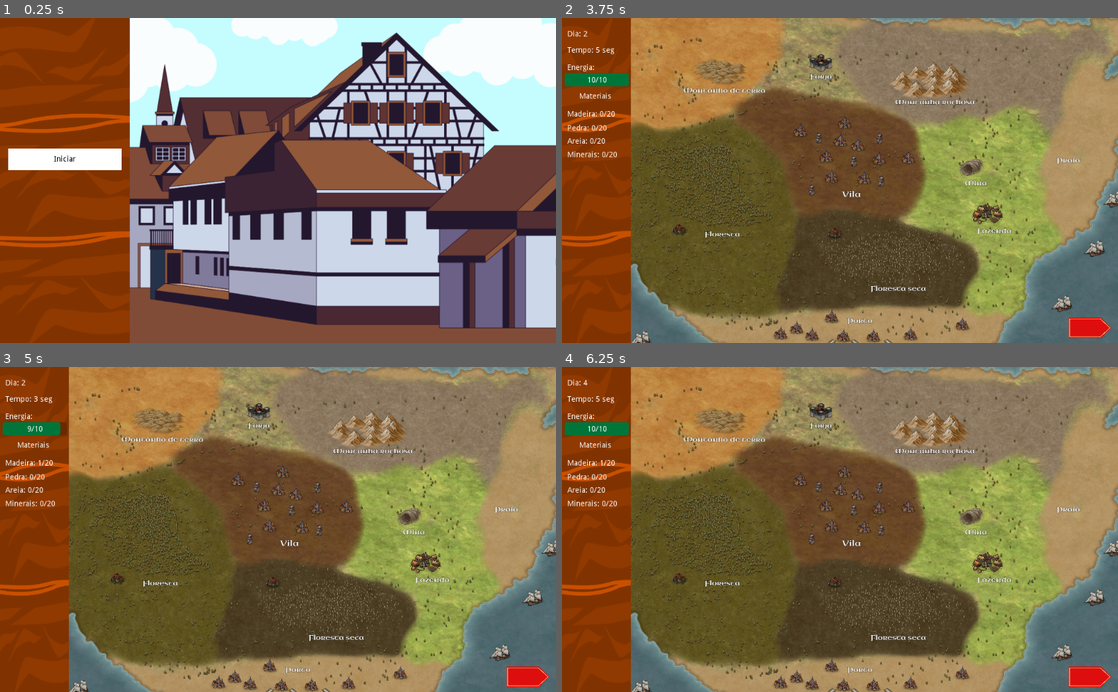
Above: before the commit, frames 1-4 (two rows, left to right).
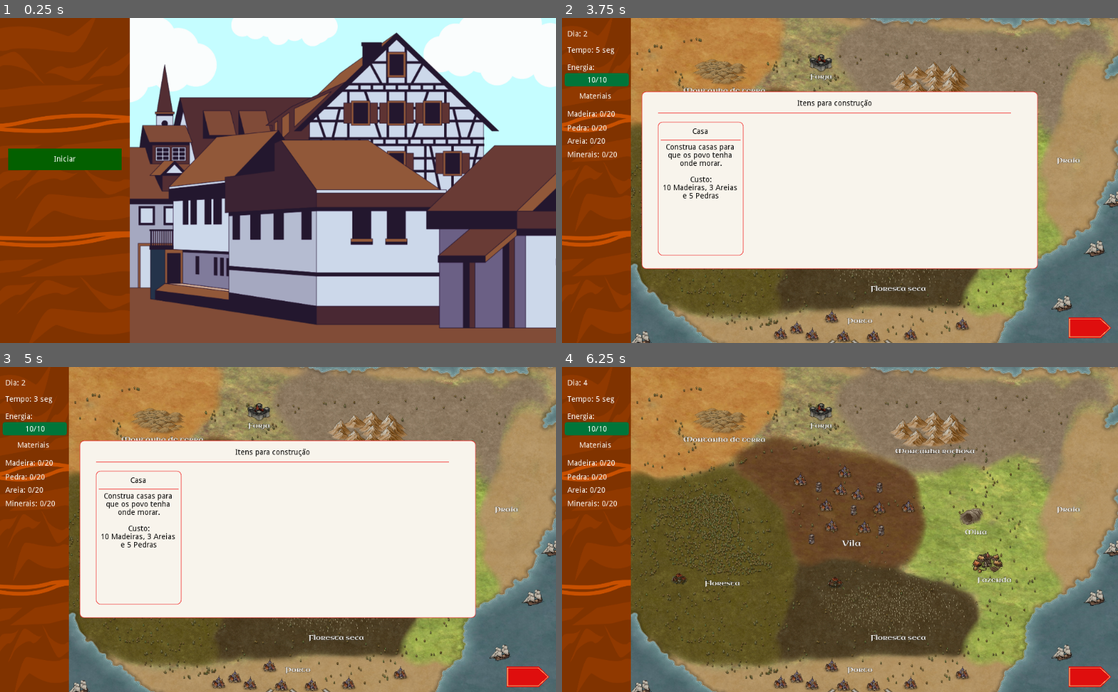
Above: after the commit, the same moments.

Repository: Gebp/TCC
Game: Godot game, scene res://Telas/1-MenuInicial.tscn
Two runs of this game, one before a commit and one after it. Both use one fixed random seed, a clock stepped at 60 frames per second and the inputs below.
Inputs (mouse positions are in pixels of both pictures, inside the frame that each line leads up to):
- Up to frame 1 (0.25 s): no input
- Up to frame 2 (3.75 s): click (628, 161) at 0.5 s; click (1067, 317) at 1.25 s; click (1090, 323) at 2 s; click (1090, 326) at 2.75 s; click (851, 161) at 3.52 s
- Up to frame 3 (5 s): click (139, 536) at 4.25 s, where only the run after the commit has a clickable "Casa"
- Up to frame 4 (6.25 s): click (1090, 675) at 5 s; click (1090, 675) at 5.75 s

The runs differ from the first frame. In frame 1, 1.4% of the frame differs, in the area x 1-22%, y 40-47%; in frame 2, 39%; in frame 3, 39%, in the area x 4-86%, y 16-78%; in frame 4, less than 0.1%.

Commit message:
Pop up e botão de construção
Por enquanto só para construir casas

Diff:
--- a/Agile_Vilage/Scripts/Btn_scripts/btn_campos.gd
+++ b/Agile_Vilage/Scripts/Btn_scripts/btn_campos.gd
@@ -43,3 +43,17 @@
 			GlobalVar.minerais = GlobalVar.limite_minerais
 		$Menu_lateral/Minerais.text = 'Minerais: ' + str(GlobalVar.minerais) + '/' + str(GlobalVar.limite_minerais)
 		reduzir_energia()
+
+func _on_BtnVila_pressed():
+	$PopVila.popup_centered()
+
+func _on_BtnCasa_pressed():
+	if GlobalVar.energia > 0 and GlobalVar.madeira >= 10 and GlobalVar.pedra >= 5 and GlobalVar.areia >= 3:
+		GlobalVar.madeira -= 10
+		$Menu_lateral/Madeira.text = 'Madeira: ' + str(GlobalVar.madeira) + '/' + str(GlobalVar.limite_madeira)
+		GlobalVar.pedra -= 5
+		$Menu_lateral/Pedra.text = 'Pedra: ' + str(GlobalVar.pedra) + '/' + str(GlobalVar.limite_pedra)
+		GlobalVar.areia -= 3
+		$Menu_lateral/Areia.text = 'Areia: ' + str(GlobalVar.areia) + '/' + str(GlobalVar.limite_areia)
+		GlobalVar.casas += 1
+		reduzir_energia()
--- a/Agile_Vilage/Scripts/plan.gd
+++ b/Agile_Vilage/Scripts/plan.gd
@@ -1,6 +1,6 @@
 extends Node
 
-onready var cena_arastavel: PackedScene = preload("res://Objetos/TaskCard.tscn")
+onready var cena_arrastavel: PackedScene = preload("res://Objetos/TaskCard.tscn")
 onready var container_a = $Container_cards
 
 var task_cards = [
@@ -15,7 +15,7 @@
 
 func _popular_cards():
 	for task in task_cards:
-		var item = cena_arastavel.instance()
+		var item = cena_arrastavel.instance()
 		item.id = task['id']
 		item.texto = task['texto']
 		container_a.add_child(item)
--- a/Agile_Vilage/Telas/1-MenuInicial.tscn
+++ b/Agile_Vilage/Telas/1-MenuInicial.tscn
@@ -39,6 +39,7 @@
 margin_top = 241.0
 margin_right = 224.0
 margin_bottom = 281.0
+color = Color( 0.0117647, 0.376471, 0, 1 )
 
 [node name="Iniciar" type="TextureButton" parent="Area2D/ColorRect"]
 margin_right = 209.0
@@ -49,7 +50,6 @@
 }
 
 [node name="IniciarText" type="Label" parent="Area2D/ColorRect"]
-modulate = Color( 0, 0, 0, 1 )
 margin_right = 208.0
 margin_bottom = 40.0
 text = "Iniciar"
--- a/Agile_Vilage/Telas/4-Execucao.tscn
+++ b/Agile_Vilage/Telas/4-Execucao.tscn
@@ -7,6 +7,8 @@
 [ext_resource path="res://Scripts/menu_execucao.gd" type="Script" id=5]
 [ext_resource path="res://Scripts/Btn_scripts/btn_campos.gd" type="Script" id=6]
 [ext_resource path="res://Scripts/rdn_events.gd" type="Script" id=7]
+[ext_resource path="res://styles/pop_up.tres" type="StyleBox" id=8]
+[ext_resource path="res://styles/pop_up_btn_hover.tres" type="StyleBox" id=9]
 
 [sub_resource type="RectangleShape2D" id=1]
 extents = Vector2( 66, 308 )
@@ -25,6 +27,33 @@
 corner_radius_top_right = 5
 corner_radius_bottom_right = 5
 corner_radius_bottom_left = 5
+
+[sub_resource type="ViewportTexture" id=4]
+
+[sub_resource type="ViewportTexture" id=6]
+
+[sub_resource type="Theme" id=5]
+WindowDialog/icons/close = SubResource( 4 )
+WindowDialog/icons/close_highlight = SubResource( 6 )
+WindowDialog/styles/panel = ExtResource( 8 )
+
+[sub_resource type="StyleBoxFlat" id=9]
+bg_color = Color( 0.94902, 0.945098, 0.764706, 1 )
+border_width_left = 1
+border_width_top = 1
+border_width_right = 1
+border_width_bottom = 1
+border_color = Color( 0.364706, 0, 0, 1 )
+border_blend = true
+corner_radius_top_left = 8
+corner_radius_top_right = 8
+corner_radius_bottom_right = 8
+corner_radius_bottom_left = 8
+
+[sub_resource type="Theme" id=8]
+Button/styles/hover = ExtResource( 9 )
+Button/styles/normal = ExtResource( 8 )
+Button/styles/pressed = SubResource( 9 )
 
 [node name="Execucao" type="Node2D"]
 script = ExtResource( 7 )
@@ -212,6 +241,89 @@
 "_edit_lock_": true
 }
 
+[node name="BtnVila" type="TextureButton" parent="Campos"]
+margin_left = 417.0
+margin_top = 181.0
+margin_right = 638.0
+margin_bottom = 342.0
+__meta__ = {
+"_edit_lock_": true
+}
+
+[node name="PopVila" type="WindowDialog" parent="Campos"]
+visible = true
+margin_left = 26.0
+margin_top = 643.0
+margin_right = 755.0
+margin_bottom = 970.0
+theme = SubResource( 5 )
+__meta__ = {
+"_edit_lock_": true
+}
+
+[node name="Titulo" type="Label" parent="Campos/PopVila"]
+self_modulate = Color( 0, 0, 0, 1 )
+margin_left = 31.0
+margin_top = 11.0
+margin_right = 679.0
+margin_bottom = 33.0
+text = "Itens para construção"
+align = 1
+valign = 1
+
+[node name="LinhaVermelha" type="ColorRect" parent="Campos/PopVila"]
+margin_left = 30.0
+margin_top = 39.0
+margin_right = 680.0
+margin_bottom = 40.0
+color = Color( 0.941176, 0, 0, 1 )
+__meta__ = {
+"_edit_lock_": true
+}
+
+[node name="BtnCasa" type="Button" parent="Campos/PopVila"]
+margin_left = 30.0
+margin_top = 56.0
+margin_right = 187.0
+margin_bottom = 302.0
+theme = SubResource( 8 )
+__meta__ = {
+"_edit_lock_": true
+}
+
+[node name="ItemText" type="Label" parent="Campos/PopVila/BtnCasa"]
+self_modulate = Color( 0, 0, 0, 1 )
+margin_left = 7.0
+margin_top = 7.0
+margin_right = 149.0
+margin_bottom = 29.0
+text = "Casa"
+align = 1
+valign = 1
+
+[node name="LinhaVermelha" type="ColorRect" parent="Campos/PopVila/BtnCasa"]
+margin_left = 5.0
+margin_top = 33.0
+margin_right = 152.0
+margin_bottom = 34.0
+color = Color( 0.941176, 0, 0, 1 )
+
+[node name="DetalheText" type="RichTextLabel" parent="Campos/PopVila/BtnCasa"]
+self_modulate = Color( 0, 0, 0, 1 )
+margin_left = 6.0
+margin_top = 40.0
+margin_right = 152.0
+margin_bottom = 214.0
+bbcode_enabled = true
+bbcode_text = "[center]Construa casas para que os povo tenha onde morar.
+
+Custo:
+10 Madeiras, 3 Areias e 5 Pedras"
+text = "Construa casas para que os povo tenha onde morar.
+
+Custo:
+10 Madeiras, 3 Areias e 5 Pedras"
+
 [node name="Continuar" type="TextureButton" parent="."]
 margin_left = 935.0
 margin_top = 552.0
@@ -230,6 +342,10 @@
 [connection signal="pressed" from="Campos/BtnPedra" to="Campos" method="_on_BtnPedra_pressed"]
 [connection signal="pressed" from="Campos/BtnAreia" to="Campos" method="_on_BtnAreia_pressed"]
 [connection signal="pressed" from="Campos/BtnMinerais" to="Campos" method="_on_BtnMinerais_pressed"]
+[connection signal="pressed" from="Campos/BtnVila" to="Campos" method="_on_BtnVial_pressed"]
+[connection signal="pressed" from="Campos/BtnVila" to="Campos" method="_on_BtnVila_pressed"]
+[connection signal="popup_hide" from="Campos/PopVila" to="Campos/PopVila" method="_on_PopVila_popup_hide"]
+[connection signal="pressed" from="Campos/PopVila/BtnCasa" to="Campos" method="_on_BtnCasa_pressed"]
 [connection signal="pressed" from="Continuar" to="Continuar" method="_on_Continuar_pressed"]
 [connection signal="pressed" from="Continuar" to="Continuar" method="_on_Reiniciar_pressed"]
 [connection signal="pressed" from="Continuar" to="Continuar" method="_on_TextureButton_pressed"]
--- /dev/null
+++ b/Agile_Vilage/styles/pop_up.tres
@@ -0,0 +1,14 @@
+[gd_resource type="StyleBoxFlat" format=2]
+
+[resource]
+bg_color = Color( 0.972549, 0.956863, 0.92549, 1 )
+border_width_left = 1
+border_width_top = 1
+border_width_right = 1
+border_width_bottom = 1
+border_color = Color( 0.941176, 0, 0, 1 )
+border_blend = true
+corner_radius_top_left = 8
+corner_radius_top_right = 8
+corner_radius_bottom_right = 8
+corner_radius_bottom_left = 8
--- /dev/null
+++ b/Agile_Vilage/styles/pop_up_btn_hover.tres
@@ -0,0 +1,14 @@
+[gd_resource type="StyleBoxFlat" format=2]
+
+[resource]
+bg_color = Color( 0.976471, 0.984314, 0.831373, 1 )
+border_width_left = 1
+border_width_top = 1
+border_width_right = 1
+border_width_bottom = 1
+border_color = Color( 0.878431, 0.141176, 0.141176, 1 )
+border_blend = true
+corner_radius_top_left = 8
+corner_radius_top_right = 8
+corner_radius_bottom_right = 8
+corner_radius_bottom_left = 8
Not shown: 1 places in Agile_Vilage/Telas/4-Execucao.tscn that only renumber resources
